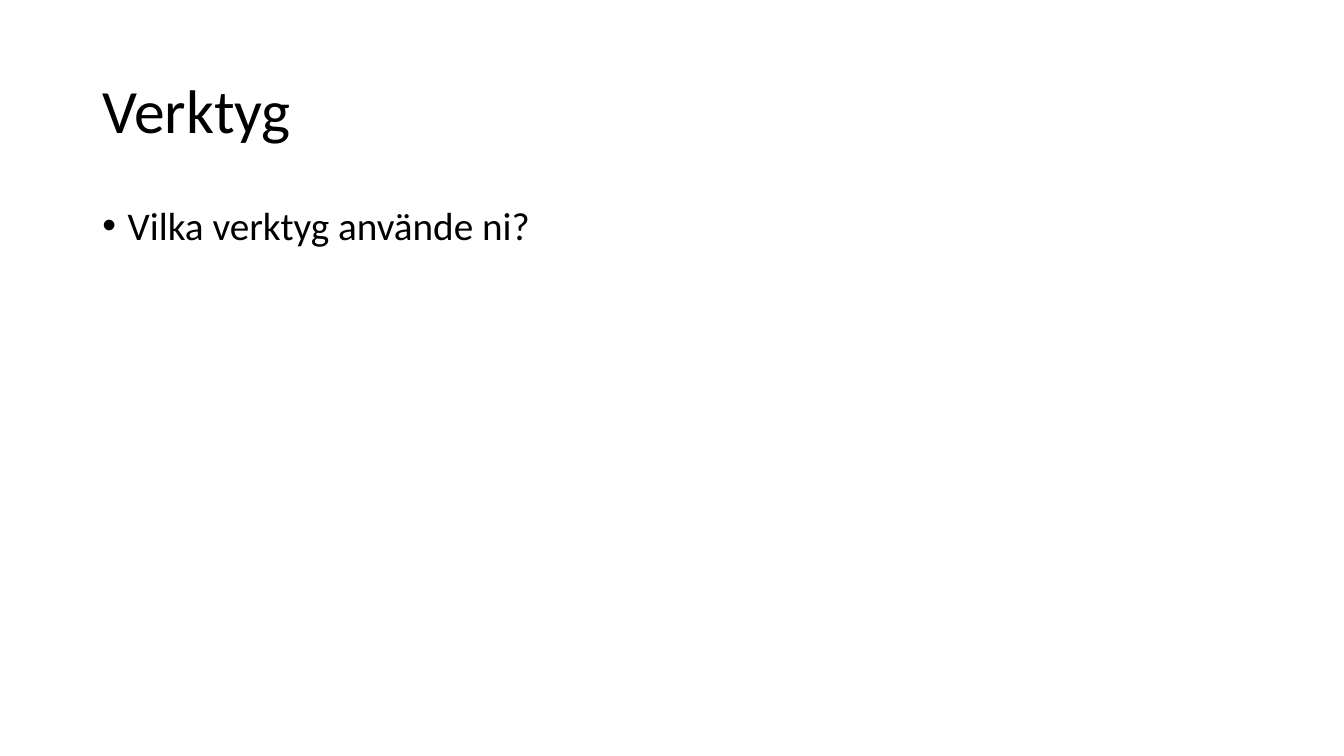
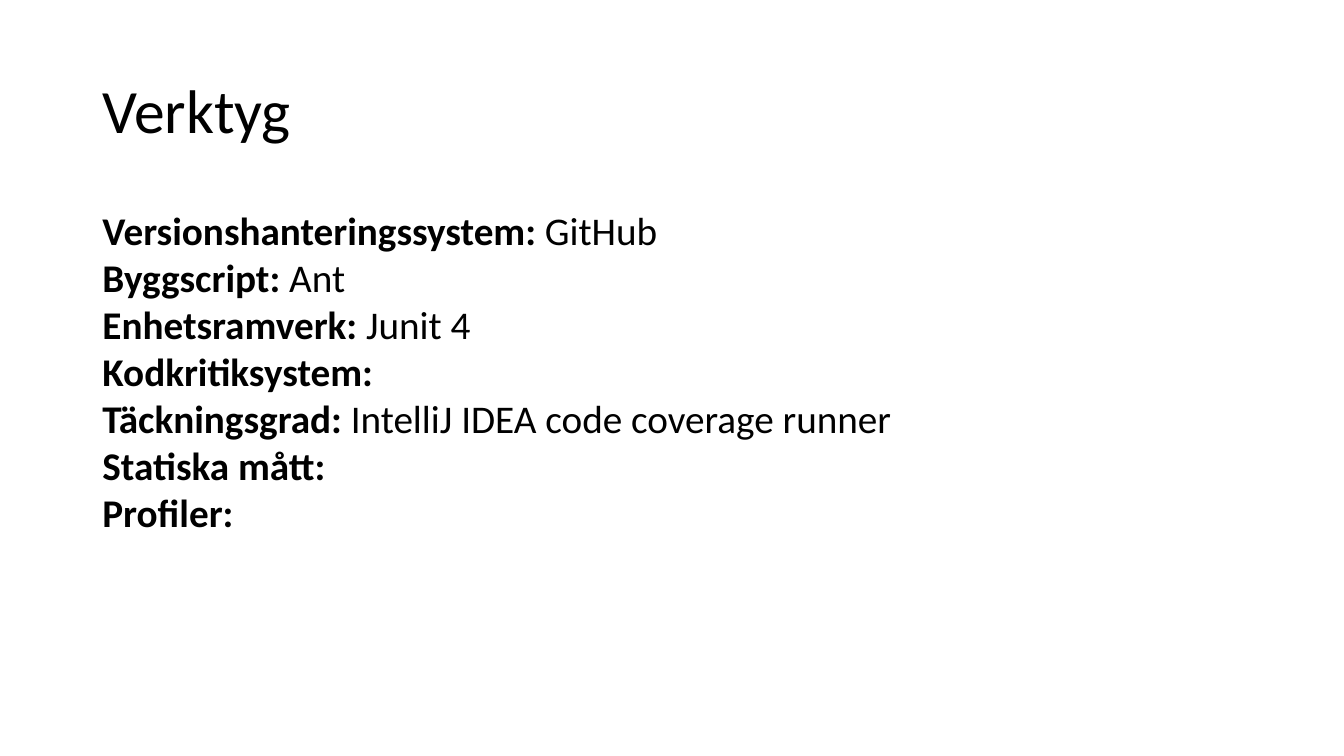
Before and after one commit to fyrtio2/projektINTE, a slide deck: slide 2 of 01 Dokumentation/slutredovisning.pptx. Drawn at 1344x756 pixels with LibreOffice and Linux fonts; fonts in the diff are those of the drawing. Boxes give left, top, right and bottom in pixels: in the first picture for what was removed or moved away, otherwise in the second. Text is boxed around its words. In the diff, an @@ line names an element or a change of style, - is before the commit and + after.

```diff
--- a/01 Dokumentation/slutredovisning.pptx
+++ b/01 Dokumentation/slutredovisning.pptx
@@ text at (x1=102, y1=217, x2=891, y2=528): text changed; bold on @@
-• Vilka verktyg använde ni?
+Versionshanteringssystem: GitHub
+Byggscript: Ant
+Enhetsramverk: Junit 4
+Kodkritiksystem:
+Täckningsgrad: IntelliJ IDEA code coverage runner
+Statiska mått:
+Profiler:
```
Also in this commit, not shown: 2 other slides changed, 1 slide added, 1 slide removed, 1 other file.
